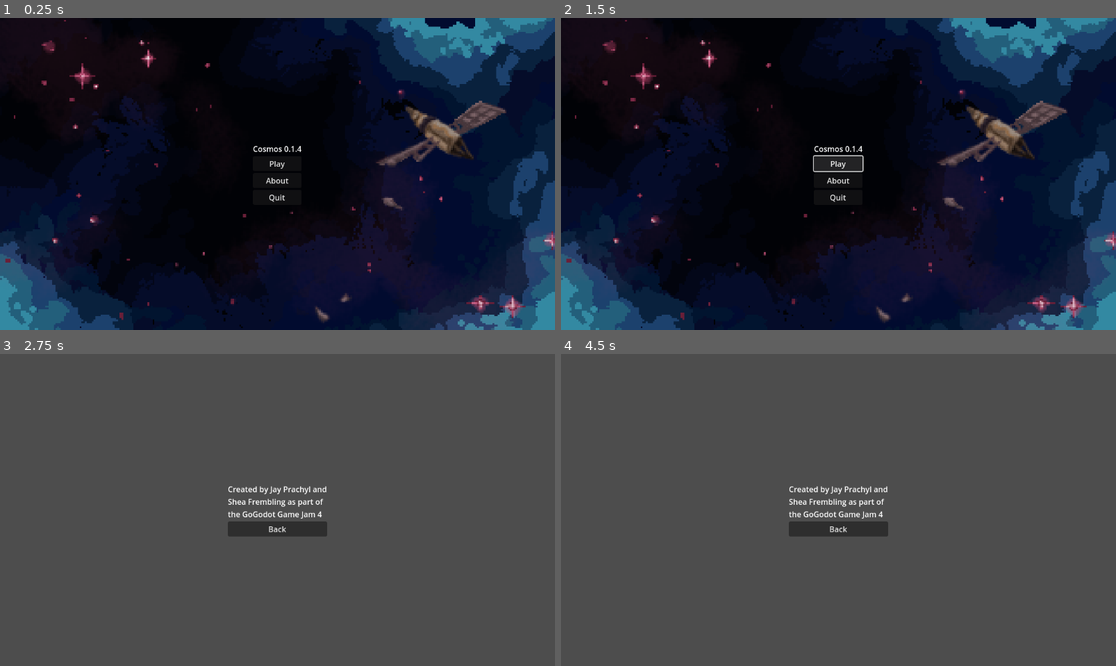
Above: before the commit, frames 1-4 (two rows, left to right).
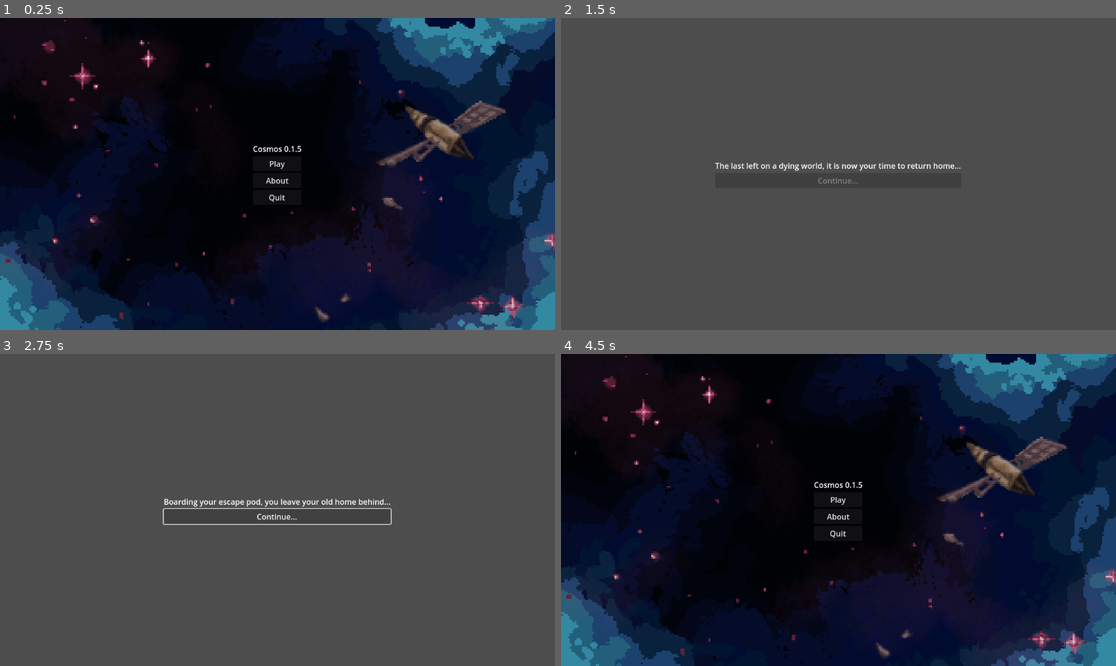
Above: after the commit, the same moments.

Repository: indigoso/gogodotjam4
Game: Godot game, scene res://Scenes/main.tscn
The game is run twice, just before and just after one commit, with the same random seed, the same clock (stepped at 60 frames per second) and the same inputs.
Inputs (mouse positions are in pixels of both pictures, inside the frame that each line leads up to):
- Up to frame 1 (0.25 s): no input
- Up to frame 2 (1.5 s): click "Play" at 0.5 s; click (838, 164) at 1.25 s, where only the run before the commit has a clickable "Play"
- Up to frame 3 (2.75 s): click (277, 516) at 2 s, where only the run after the commit has a clickable "Continue..."
- Up to frame 4 (4.5 s): click (838, 528) at 2.75 s, where only the run before the commit has a clickable "Back"; click (838, 516) at 3.5 s, where only the run after the commit has a clickable "Continue..."; click (838, 516) at 4.25 s, where only the run after the commit has a clickable "Continue..."

The runs differ from the first frame. In frame 1, less than 0.1% of the frame differs, in the area x 53-55%, y 40-43%; in frame 2, 99%, in the area x 0-100%, y 0-100%; in frame 3, 1.8%; in frame 4, 99%.

Commit message:
Begun working on intro scene

Diff:
--- a/Global Scripts/constants.gd
+++ b/Global Scripts/constants.gd
@@ -1,6 +1,6 @@
 extends Node
 
-const GAME_VERSION = "0.1.4"
+const GAME_VERSION = "0.1.5"
 const GAME_TITLE = "Cosmos"
 
 const SCREEN_PLAY = "screen_play"
--- /dev/null
+++ b/Scenes/game_intro.gd
@@ -0,0 +1,40 @@
+extends Node2D
+
+signal return_to_menu
+
+var script_index = 0
+
+var intro_script = [
+	"The last left on a dying world, it is now your time to return home..."
+	,"Boarding your escape pod, you leave your old home behind..."
+	,"However, the journey will be perilous. It is up to you to survive."
+]
+
+@onready var expo = $CanvasLayer/CenterContainer/VBoxContainer/lblExposition
+@onready var cont = $CanvasLayer/CenterContainer/VBoxContainer/btnContinue
+@onready var anim = $AnimationPlayer
+
+func update_script():
+	expo.text = intro_script[script_index]
+
+# Called when the node enters the scene tree for the first time.
+func _ready() -> void:
+	update_script()
+	reset_button()
+
+
+# Called every frame. 'delta' is the elapsed time since the previous frame.
+func _process(delta: float) -> void:
+	pass
+
+func reset_button():
+	anim.play("btnContinueModulate")
+
+
+func _on_btn_continue_pressed() -> void:
+	if script_index < len(intro_script) - 1:
+		script_index += 1
+	else:
+		emit_signal("return_to_menu", Constants.SCREEN_TITLE)
+	update_script()
+	reset_button()
--- /dev/null
+++ b/Scenes/game_intro.tscn
@@ -0,0 +1,70 @@
+[gd_scene load_steps=5 format=3 uid="uid://qf3f4vfdo4vd"]
+
+[ext_resource type="Script" path="res://Scenes/game_intro.gd" id="1_jgemm"]
+
+[sub_resource type="Animation" id="Animation_gadb4"]
+resource_name = "btnContinueModulate"
+length = 1.5
+tracks/0/type = "value"
+tracks/0/imported = false
+tracks/0/enabled = true
+tracks/0/path = NodePath("CanvasLayer/CenterContainer/VBoxContainer/btnContinue:modulate")
+tracks/0/interp = 1
+tracks/0/loop_wrap = true
+tracks/0/keys = {
+"times": PackedFloat32Array(0.5, 1.5),
+"transitions": PackedFloat32Array(1, 1),
+"update": 0,
+"values": [Color(1, 1, 1, 0), Color(1, 1, 1, 1)]
+}
+
+[sub_resource type="Animation" id="Animation_5btrf"]
+length = 0.001
+tracks/0/type = "value"
+tracks/0/imported = false
+tracks/0/enabled = true
+tracks/0/path = NodePath("CanvasLayer/CenterContainer/VBoxContainer/btnContinue:modulate")
+tracks/0/interp = 1
+tracks/0/loop_wrap = true
+tracks/0/keys = {
+"times": PackedFloat32Array(0),
+"transitions": PackedFloat32Array(1),
+"update": 0,
+"values": [Color(1, 1, 1, 1)]
+}
+
+[sub_resource type="AnimationLibrary" id="AnimationLibrary_xwd84"]
+_data = {
+"RESET": SubResource("Animation_5btrf"),
+"btnContinueModulate": SubResource("Animation_gadb4")
+}
+
+[node name="GameIntro" type="Node2D"]
+script = ExtResource("1_jgemm")
+
+[node name="CanvasLayer" type="CanvasLayer" parent="."]
+
+[node name="CenterContainer" type="CenterContainer" parent="CanvasLayer"]
+anchors_preset = 15
+anchor_right = 1.0
+anchor_bottom = 1.0
+grow_horizontal = 2
+grow_vertical = 2
+
+[node name="VBoxContainer" type="VBoxContainer" parent="CanvasLayer/CenterContainer"]
+layout_mode = 2
+
+[node name="lblExposition" type="Label" parent="CanvasLayer/CenterContainer/VBoxContainer"]
+layout_mode = 2
+text = "The last left on a dying world, it is now you're time to return home..."
+
+[node name="btnContinue" type="Button" parent="CanvasLayer/CenterContainer/VBoxContainer"]
+layout_mode = 2
+text = "Continue..."
+
+[node name="AnimationPlayer" type="AnimationPlayer" parent="."]
+libraries = {
+"": SubResource("AnimationLibrary_xwd84")
+}
+
+[connection signal="pressed" from="CanvasLayer/CenterContainer/VBoxContainer/btnContinue" to="." method="_on_btn_continue_pressed"]
--- a/Scenes/main.gd
+++ b/Scenes/main.gd
@@ -2,6 +2,7 @@
 
 var title_screen = preload("res://Scenes/title_screen.tscn")
 var about_screen = preload("res://Scenes/about_screen.tscn")
+var intro_screen = preload("res://Scenes/game_intro.tscn")
 
 var current_scene = null
 
@@ -24,7 +25,8 @@
 func swap_screen(screen_title: String):
 	match screen_title:
 		Constants.SCREEN_PLAY:
-			pass
+			perform_swap(intro_screen)
+			current_scene.return_to_menu.connect(swap_screen)
 		Constants.SCREEN_ABOUT:
 			perform_swap(about_screen)
 			current_scene.go_back.connect(swap_screen)
Not shown, added: export_presets.cfg
Not shown, changed: .gitignore
